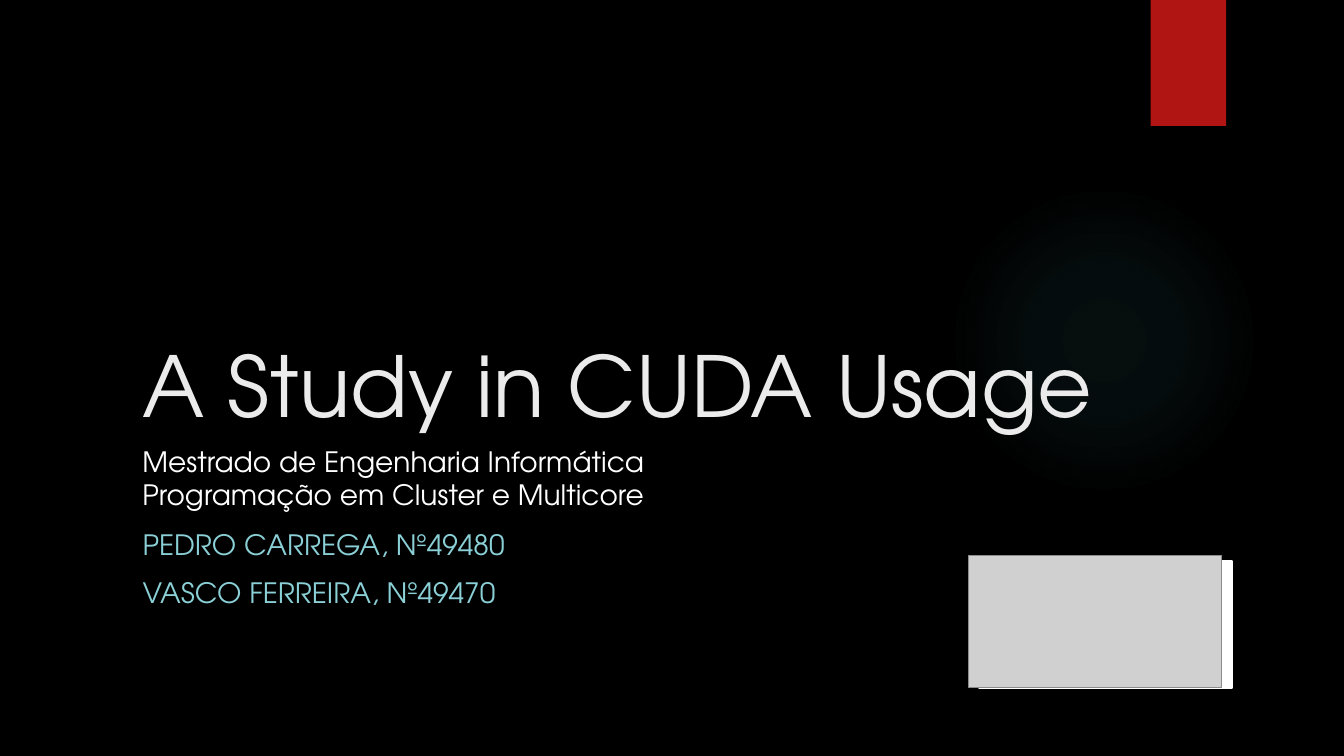
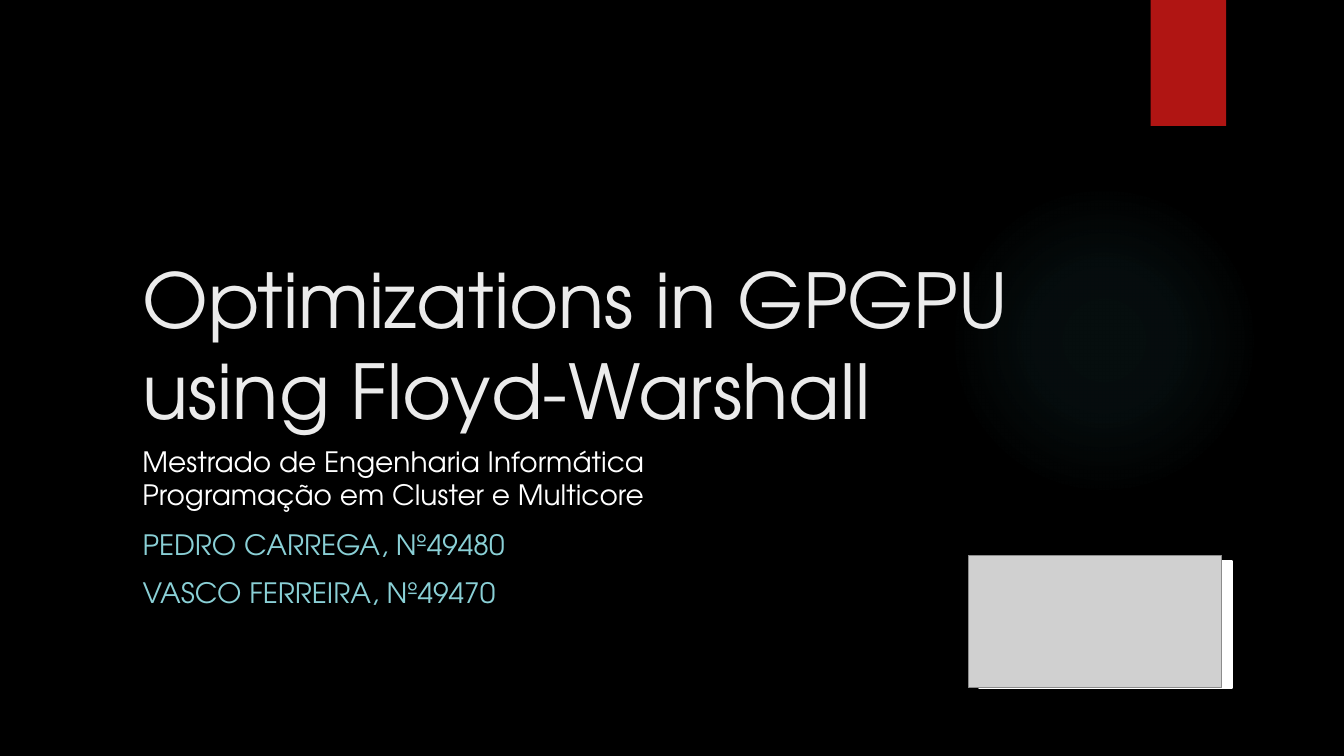
Before and after one commit to pedrocarrega/projectPCM, a slide deck: slide 1 of presentation.pptx. Drawn at 1344x756 pixels with LibreOffice and Linux fonts; fonts in the diff are those of the drawing; grey boxes stand for pictures; background and template pictures are left out. Boxes give left, top, right and bottom in pixels: in the first picture for what was removed or moved away, otherwise in the second. Text is boxed around its words. In the diff, an @@ line names an element or a change of style, - is before the commit and + after.

Commit message:
presentation stuff

```diff
--- a/presentation.pptx
+++ b/presentation.pptx
@@ title at box(143, 271, 1008, 454): text changed; size 60 to 54 pt @@
-A Study in CUDA Usage
+Optimizations in GPGPU
+using Floyd-Warshall
```
Also in this commit, not shown: 1 other file.
